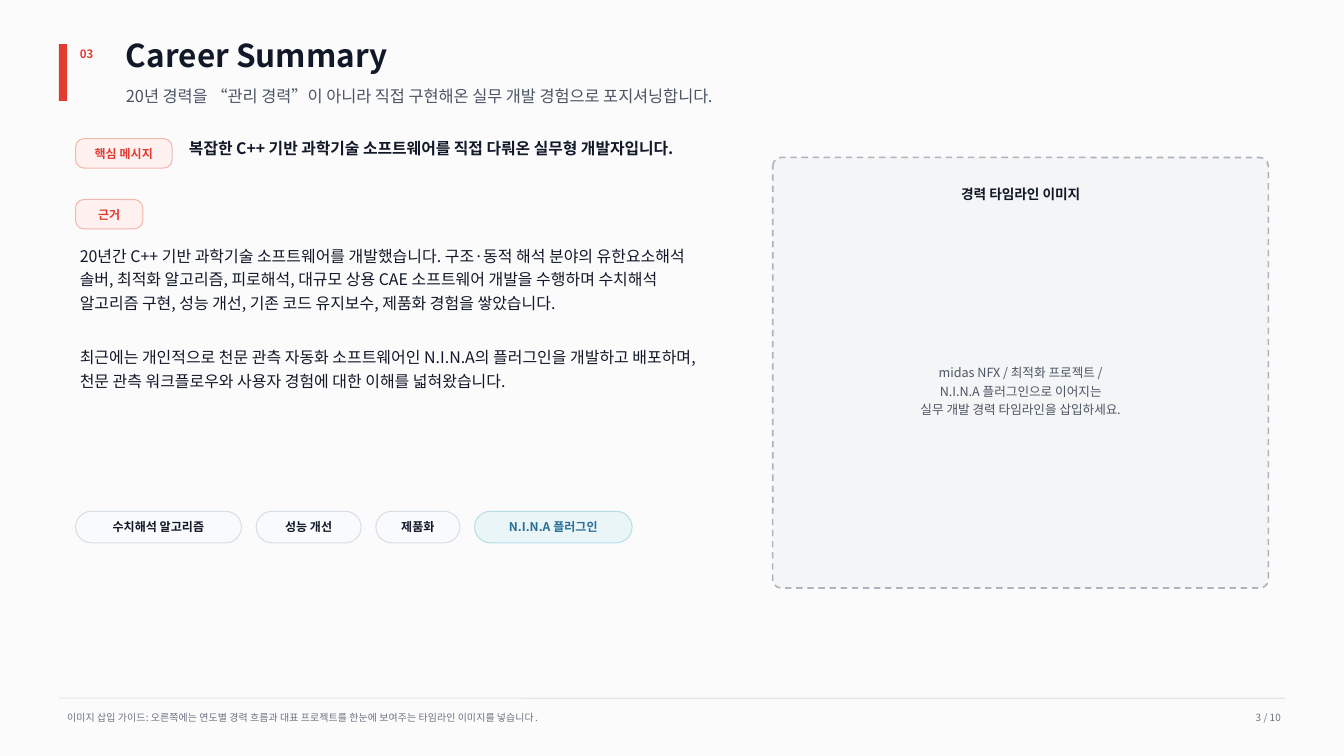
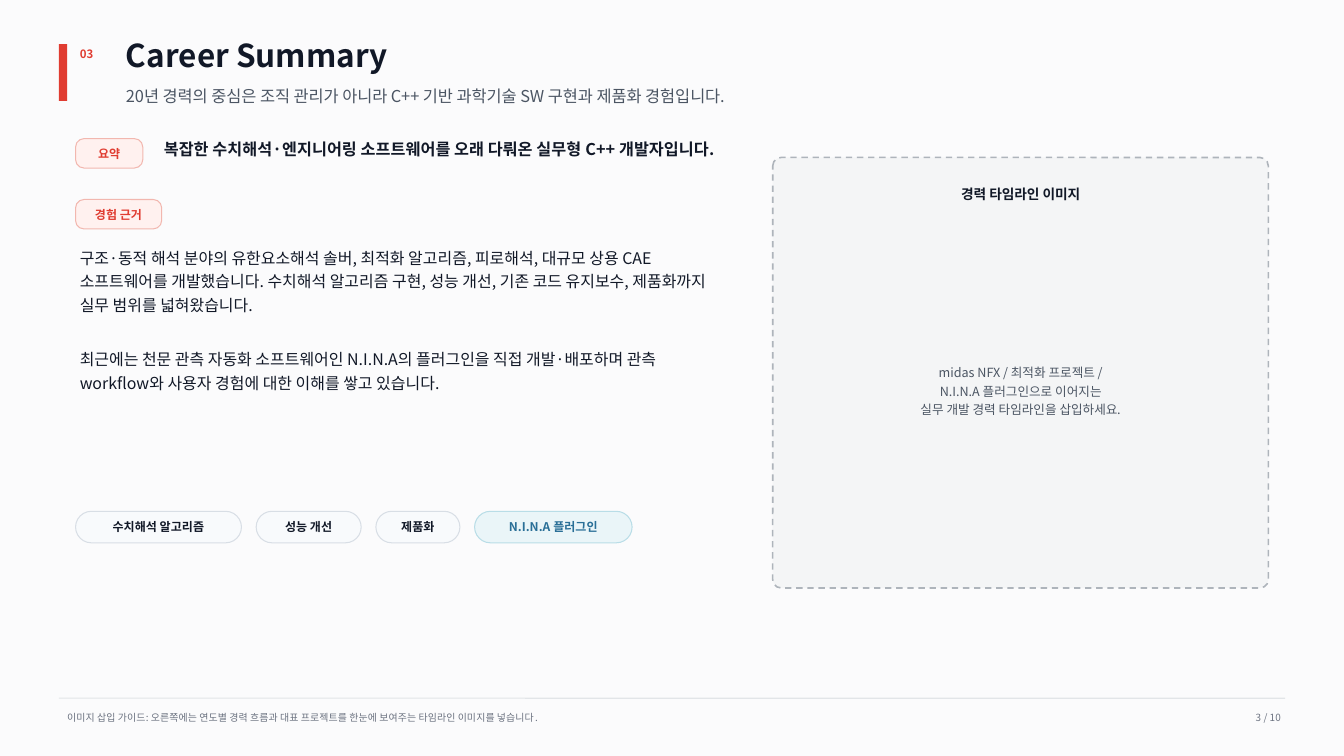
Before and after one commit to squallseo/Nina.Manualfocuser, a slide deck: slide 3 of docs/portfolio/Rainbow_Robotics_Astronomy_Portfolio.pptx. Drawn at 1344x756 pixels with LibreOffice and Linux fonts; fonts in the diff are those of the drawing. Boxes give left, top, right and bottom in pixels: in the first picture for what was removed or moved away, otherwise in the second. Text is boxed around its words. In the diff, an @@ line names an element or a change of style, - is before the commit and + after.

```diff
--- a/docs/portfolio/Rainbow_Robotics_Astronomy_Portfolio.pptx
+++ b/docs/portfolio/Rainbow_Robotics_Astronomy_Portfolio.pptx
@@ text at [126,88,724,104]: text changed @@
-20년 경력을 “관리 경력”이 아니라 직접 구현해온 실무 개발 경험으로 포지셔닝합니다.
+20년 경력의 중심은 조직 관리가 아니라 C++ 기반 과학기술 SW 구현과 제품화 경험입니다.
@@ rounded rectangle "요약": place and size @@
-rounded rectangle "요약" at [76,139,172,168]
+rounded rectangle "요약" at [76,139,143,168]
@@ text in rounded rectangle at [98,148,120,159]: text changed @@
-핵심 메시지
+요약
@@ text at [164,141,714,157]: text changed; size 11.2 to 11.6 pt @@
-복잡한 C++ 기반 과학기술 소프트웨어를 직접 다뤄온 실무형 개발자입니다.
+복잡한 수치해석·엔지니어링 소프트웨어를 오래 다뤄온 실무형 C++ 개발자입니다.
@@ rounded rectangle "경험 근거": place and size @@
-rounded rectangle "경험 근거" at [76,200,143,229]
+rounded rectangle "경험 근거" at [76,200,161,229]
@@ text in rounded rectangle at [95,209,142,220]: text changed @@
-근거
+경험 근거
@@ text at [80,250,705,391]: text changed @@
-20년간 C++ 기반 과학기술 소프트웨어를 개발했습니다. 구조·동적 해석 분야의 유한요소해석 솔버, 최적화 알고리즘, 피로해석, 대규모 상용 CAE 소프트웨어 개발을 수행하며 수치해석 알고리즘 구현, 성능 개선, 기존 코드 유지보수, 제품화 경험을 쌓았습니다.
-최근에는 개인적으로 천문 관측 자동화 소프트웨어인 N.I.N.A의 플러그인을 개발하고 배포하며, 천문 관측 워크플로우와 사용자 경험에 대한 이해를 넓혀왔습니다.
+구조·동적 해석 분야의 유한요소해석 솔버, 최적화 알고리즘, 피로해석, 대규모 상용 CAE 소프트웨어를 개발했습니다. 수치해석 알고리즘 구현, 성능 개선, 기존 코드 유지보수, 제품화까지 실무 범위를 넓혀왔습니다.
+최근에는 천문 관측 자동화 소프트웨어인 N.I.N.A의 플러그인을 직접 개발·배포하며 관측 workflow와 사용자 경험에 대한 이해를 쌓고 있습니다.
```
Also in this commit, not shown: 8 other slides changed.
